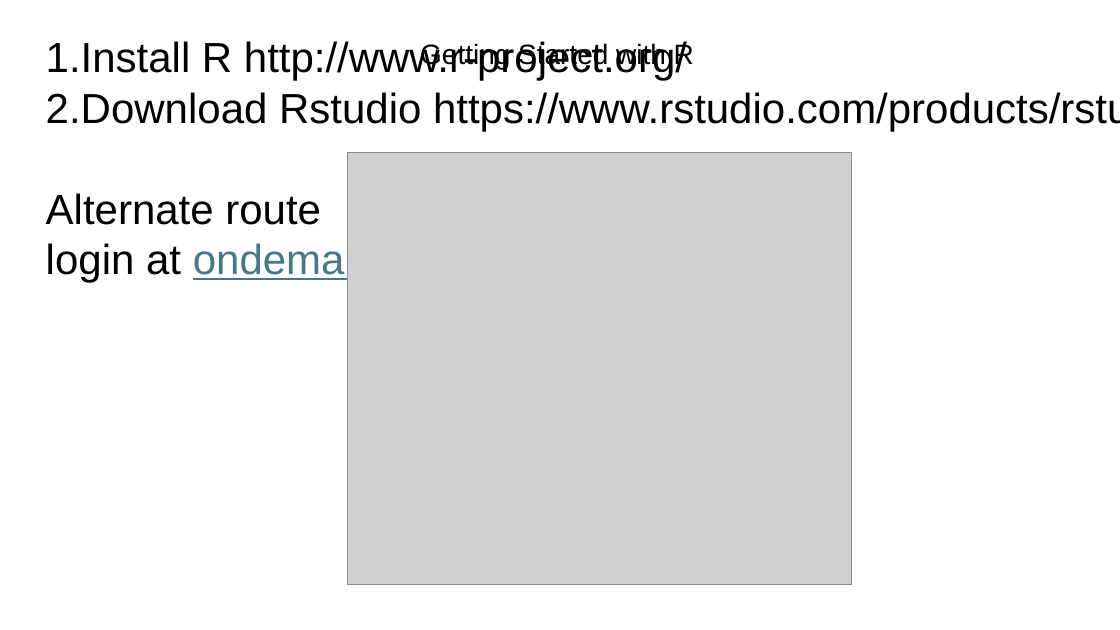
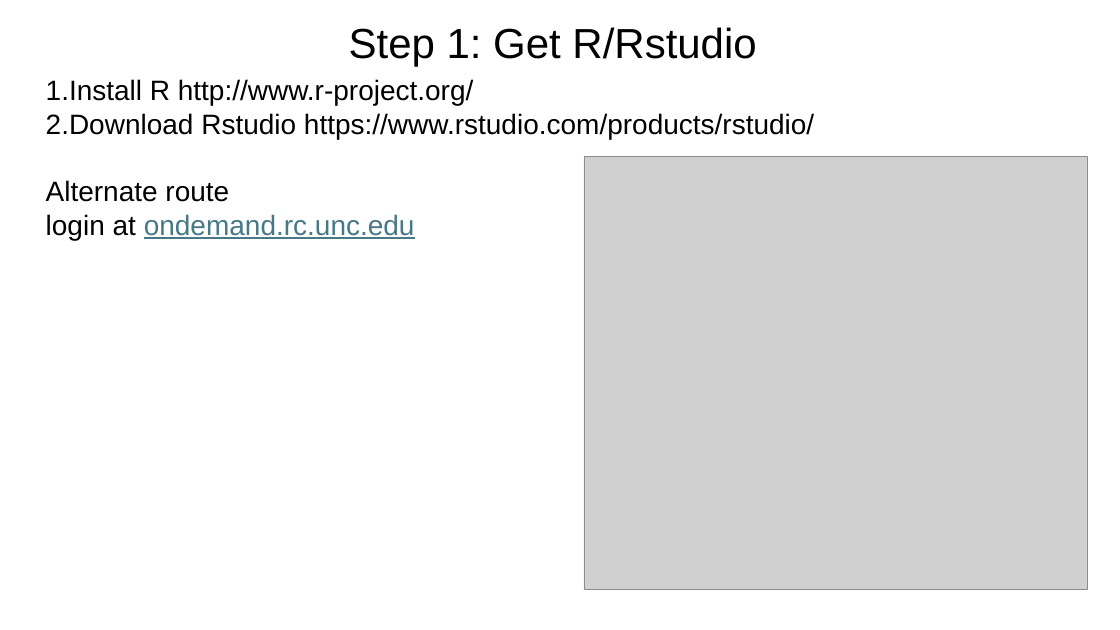
Before and after one commit to jraab/GNET749_RNAseq, a slide deck: slide 6 of lectures/2024_GNET749_Lecture1.pptx. Drawn at 1120x630 pixels with LibreOffice and Linux fonts; fonts in the diff are those of the drawing; grey boxes stand for pictures. Boxes give left, top, right and bottom in pixels: in the first picture for what was removed or moved away, otherwise in the second. Text is boxed around its words. In the diff, an @@ line names an element or a change of style, - is before the commit and + after.

```diff
--- a/lectures/2024_GNET749_Lecture1.pptx
+++ b/lectures/2024_GNET749_Lecture1.pptx
@@ text at (349, 27, 756, 67): text changed; size 24 to 36 pt @@
-Getting Started with R
+Step 1: Get R/Rstudio
@@ text "Install R http://www.r-project.org/": place and size @@
-text "Install R http://www.r-project.org/" at (46, 41, 1120, 282)
+text "Install R http://www.r-project.org/" at (46, 79, 814, 240)
@@ text "Install R http://www.r-project.org/" at (46, 79, 814, 240): size 36 to 24 pt @@
@@ picture: place and size @@
-picture at (348, 153, 852, 586)
+picture at (584, 157, 1088, 590)
```
Also in this commit, not shown: 7 other slides changed, 1 other file.
